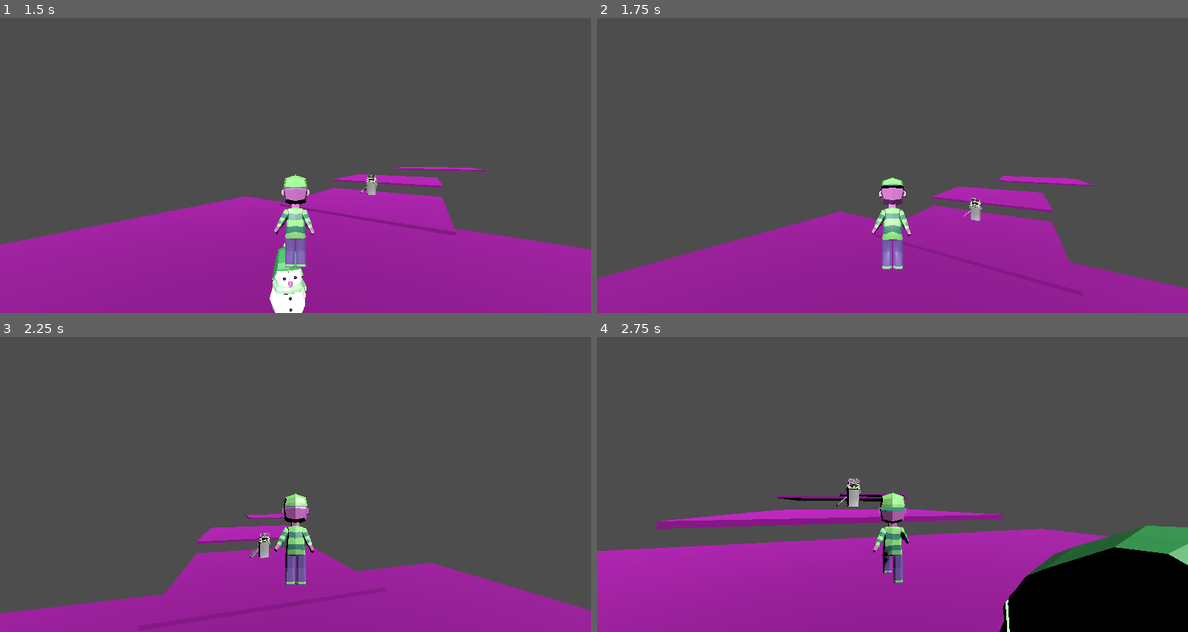
Above: before the commit, frames 1-4 (two rows, left to right).
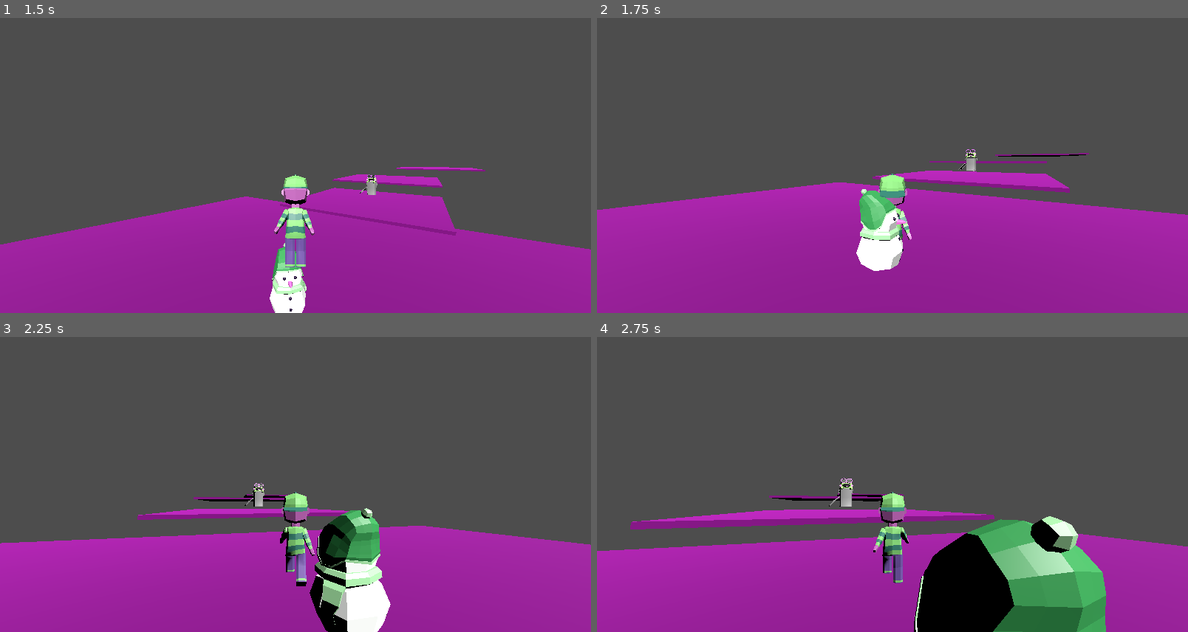
Above: after the commit, the same moments.

Repository: b4k4kozmo/KatsuBoy3D
Game: Godot game, scene res://Main.tscn
Same seed, same stepped clock (60 frames per second), same inputs: the game is played once before the commit and once after it.
Inputs (mouse positions are in pixels of both pictures, inside the frame that each line leads up to):
- Up to frame 1 (1.5 s): tap Enter (attack) at 0.5, 1.35 s; move the mouse to (325, 165) at 0.52 s; hold W (move_forward) from 0.53 s (still down); right-click (325, 165) at 0.6 s; tap Space (jump) at 0.77 s; move the mouse to (265, 165) at 1.27 s
- Up to frame 2 (1.75 s): keep holding W (move_forward); tap Space (jump) at 1.52 s
- Up to frame 3 (2.25 s): keep holding W (move_forward); move the mouse to (307, 478) at 2.02 s; tap E (interact) at 2.1 s
- Up to frame 4 (2.75 s): keep holding W (move_forward)

Frame 1 is identical in both runs. In frame 2, 17% of the frame differs, in the area x 0-100%, y 44-92%; in frame 3, 20%, in the area x 0-100%, y 49-100%; in frame 4, 16%.

Commit message:
added features fixed bugs
added invincibility timer after being hit, made player not physically collide with enemy

fixed bug where player pushes enemy

aggro timer now only starts if enemy has more than 0 hp

Diff:
--- a/Player.tscn
+++ b/Player.tscn
@@ -17,7 +17,7 @@
 radius = 2.28533
 
 [node name="Player" type="CharacterBody3D" groups=["player"]]
-collision_mask = 14
+collision_mask = 10
 script = ExtResource("1_alia7")
 fall_acceleration = 77
 Projectile = ExtResource("4_e3nfu")
@@ -88,10 +88,14 @@
 [node name="ProjectileCoolDown" type="Timer" parent="."]
 wait_time = 0.35
 
+[node name="InvincibilityTimer" type="Timer" parent="."]
+wait_time = 0.5
+
 [connection signal="body_entered" from="NpcDetector" to="." method="_on_npc_detector_body_entered"]
 [connection signal="body_exited" from="NpcDetector" to="." method="_on_npc_detector_body_exited"]
 [connection signal="body_entered" from="MobDetector" to="." method="_on_mob_detector_body_entered"]
 [connection signal="body_exited" from="MobDetector" to="." method="_on_mob_detector_body_exited"]
 [connection signal="timeout" from="ProjectileCoolDown" to="." method="_on_projectile_cool_down_timeout"]
+[connection signal="timeout" from="InvincibilityTimer" to="." method="_on_invincibility_timer_timeout"]
 
 [editable path="Pivot/KatsuBoi_anim"]
--- a/Player/Player.gd
+++ b/Player/Player.gd
@@ -18,6 +18,7 @@
 var playerAttacking: bool = false
 var canMove: bool = true
 var canThrow: bool = true
+var invincible: bool
 
 var target_velocity = Vector3.ZERO
 var direction
@@ -106,7 +107,7 @@
 		# moving the character
 		velocity = target_velocity
 
-		if currentEnemy != null:
+		if currentEnemy != null and not invincible:
 			takeDamage(currentEnemy)
 			takeKnockBack(currentEnemy, mobKnockBack)
 
@@ -176,6 +177,8 @@
 
 func takeDamage(enemy):
 	health -= enemy.atk
+	invincible = true
+	$InvincibilityTimer.start()
 	print_debug(health)
 
 
@@ -190,3 +193,7 @@
 
 func _on_projectile_cool_down_timeout():
 	canThrow = true
+
+
+func _on_invincibility_timer_timeout():
+	invincible = false
--- a/Shuriken.gd
+++ b/Shuriken.gd
@@ -16,7 +16,7 @@
 
 
 
-func _on_body_entered(body):
+func _on_body_entered(_body):
 
 	queue_free()
 
--- a/Snome.gd
+++ b/Snome.gd
@@ -7,7 +7,7 @@
 var tempKnockBack = 0
 var direction
 var fall_acceleration = 50
-var atk = 1
+var atk = 2
 var knockBack = 300
 var aggro = false
 var playerDetected = false
@@ -22,7 +22,7 @@
 		velocity.y -= fall_acceleration * delta
 
 	var player = get_node("../Player")
-	if player.playerPaused == false:
+	if player and player.playerPaused == false:
 		if player:
 			direction = (player.position - position).normalized()
 			if direction:
@@ -86,7 +86,8 @@
 
 func _on_player_detector_body_exited(_body):
 	playerDetected = false
-	$AggroTimer.start()
+	if health>0:
+		$AggroTimer.start()
 
 
 func _on_aggro_timer_timeout():
--- a/Snome.tscn
+++ b/Snome.tscn
@@ -17,7 +17,7 @@
 [node name="Snome" type="CharacterBody3D" groups=["mob"]]
 transform = Transform3D(2, 0, 0, 0, 2, 0, 0, 0, 2, 0, 0, 0)
 collision_layer = 4
-collision_mask = 9
+collision_mask = 8
 script = ExtResource("1_2c2pv")
 
 [node name="Pivot" type="Node3D" parent="."]
@@ -39,6 +39,7 @@
 shape = SubResource("CylinderShape3D_gepc6")
 
 [node name="PlayerDetector" type="Area3D" parent="."]
+collision_layer = 0
 
 [node name="CollisionShape3D" type="CollisionShape3D" parent="PlayerDetector"]
 transform = Transform3D(1, 0, 0, 0, 1, 0, 0, 0, 1, 0, 1.57358, 0)
